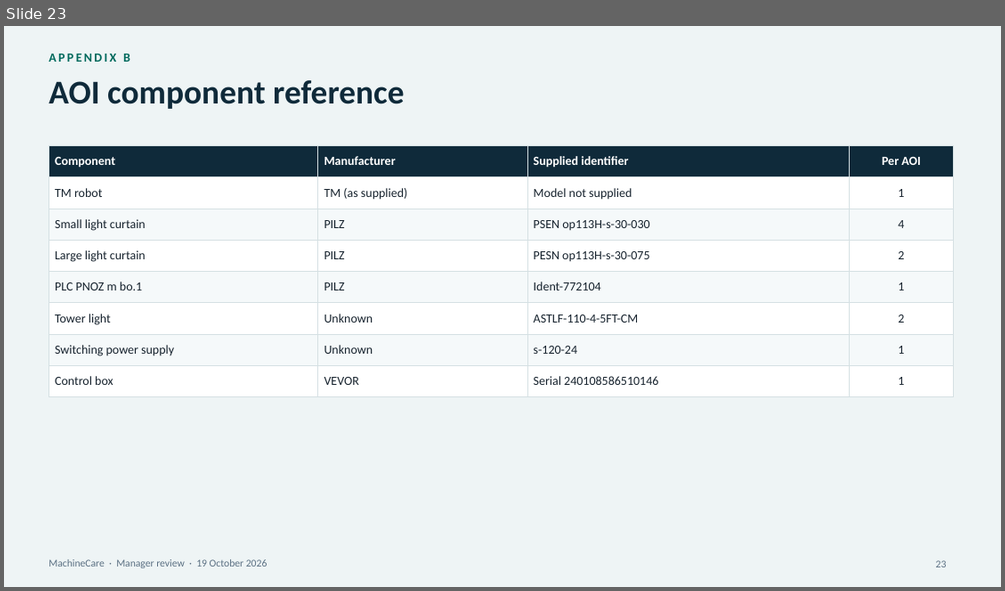
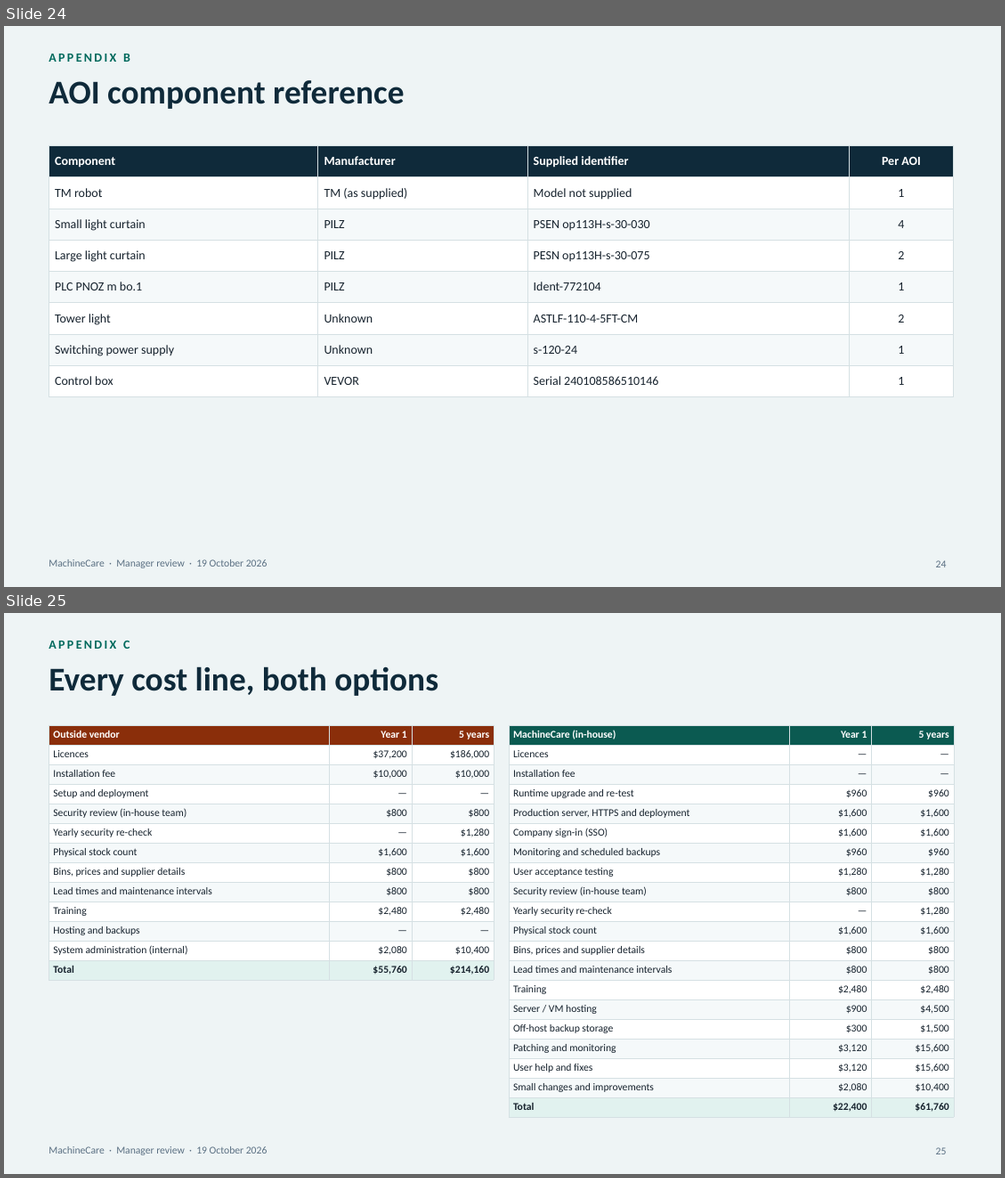
Before and after one commit to Marina-Safwat/MachineCare, a slide deck: docs/manager-presentation-2026-10-19/final/MachineCare_Manager_Review_Final.pptx. Shown one above the other, each under a label of ours: slide 23 before the commit, slides 24 and 25 after it. The pictures are 1005x591 and 1005x1178 pixels, drawn with LibreOffice and Linux fonts; fonts in the diff are those of the drawing. Boxes give left, top, right and bottom in pixels: in the first picture for what was removed or moved away, otherwise in the second. Text is boxed around its words. In the diff, an @@ line names an element or a change of style, - is before the commit and + after.

```diff
--- a/docs/manager-presentation-2026-10-19/final/MachineCare_Manager_Review_Final.pptx
+++ b/docs/manager-presentation-2026-10-19/final/MachineCare_Manager_Review_Final.pptx
@@ slide 25 added at box(4, 613, 1001, 1174), background #EEF4F5; not listed: 1 template element that a slide beside it also shows @@
@@ text added at box(48, 641, 129, 649), 12 pt, text #00695C, bold @@
+APPENDIX C
@@ title added at box(48, 666, 438, 696), 32 pt, text #0F2A3A, bold @@
+Every cost line, both options
@@ table added at box(48, 725, 494, 978), 13 rows, 3 columns @@
+Outside vendor | Year 1 | 5 years
+Licences | $37,200 | $186,000
+Installation fee | $10,000 | $10,000
+Setup and deployment | — | —
+Security review (in-house team) | $800 | $800
+Yearly security re-check | — | $1,280
+Physical stock count | $1,600 | $1,600
+Bins, prices and supplier details | $800 | $800
+Lead times and maintenance intervals | $800 | $800
+Training | $2,480 | $2,480
+Hosting and backups | — | —
+System administration (internal) | $2,080 | $10,400
+Total | $55,760 | $214,160
@@ table added at box(509, 725, 954, 1115), 20 rows, 3 columns @@
+MachineCare (in-house) | Year 1 | 5 years
+Licences | — | —
+Installation fee | — | —
+Runtime upgrade and re-test | $960 | $960
+Production server, HTTPS and deployment | $1,600 | $1,600
+Company sign-in (SSO) | $1,600 | $1,600
+Monitoring and scheduled backups | $960 | $960
+User acceptance testing | $1,280 | $1,280
+Security review (in-house team) | $800 | $800
+Yearly security re-check | — | $1,280
+Physical stock count | $1,600 | $1,600
+Bins, prices and supplier details | $800 | $800
+Lead times and maintenance intervals | $800 | $800
+Training | $2,480 | $2,480
+Server / VM hosting | $900 | $4,500
+Off-host backup storage | $300 | $1,500
+Patching and monitoring | $3,120 | $15,600
+User help and fixes | $3,120 | $15,600
+Small changes and improvements | $2,080 | $10,400
+Total | $22,400 | $61,760
@@ page number added at box(936, 1147, 947, 1154), 10 pt, text #5B7083 @@
+25
@@ what was slide 23 is now slide 24 @@
@@ page number at box(936, 560, 947, 567): text changed @@
-23
+24
```
Also in this commit, not shown: 1 slide changed, 2 other slides added, 1 slide removed, 7 other files.
